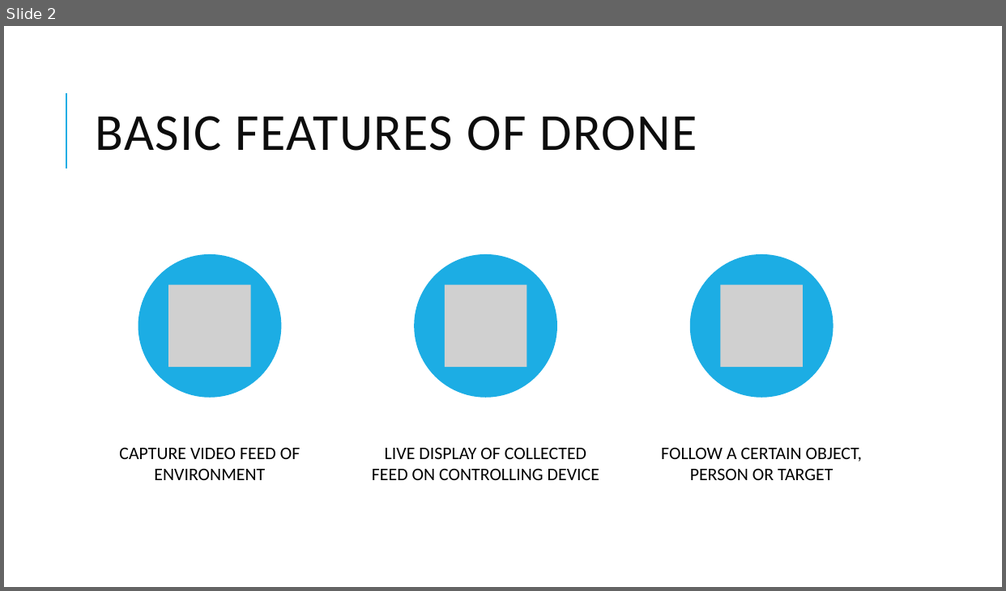
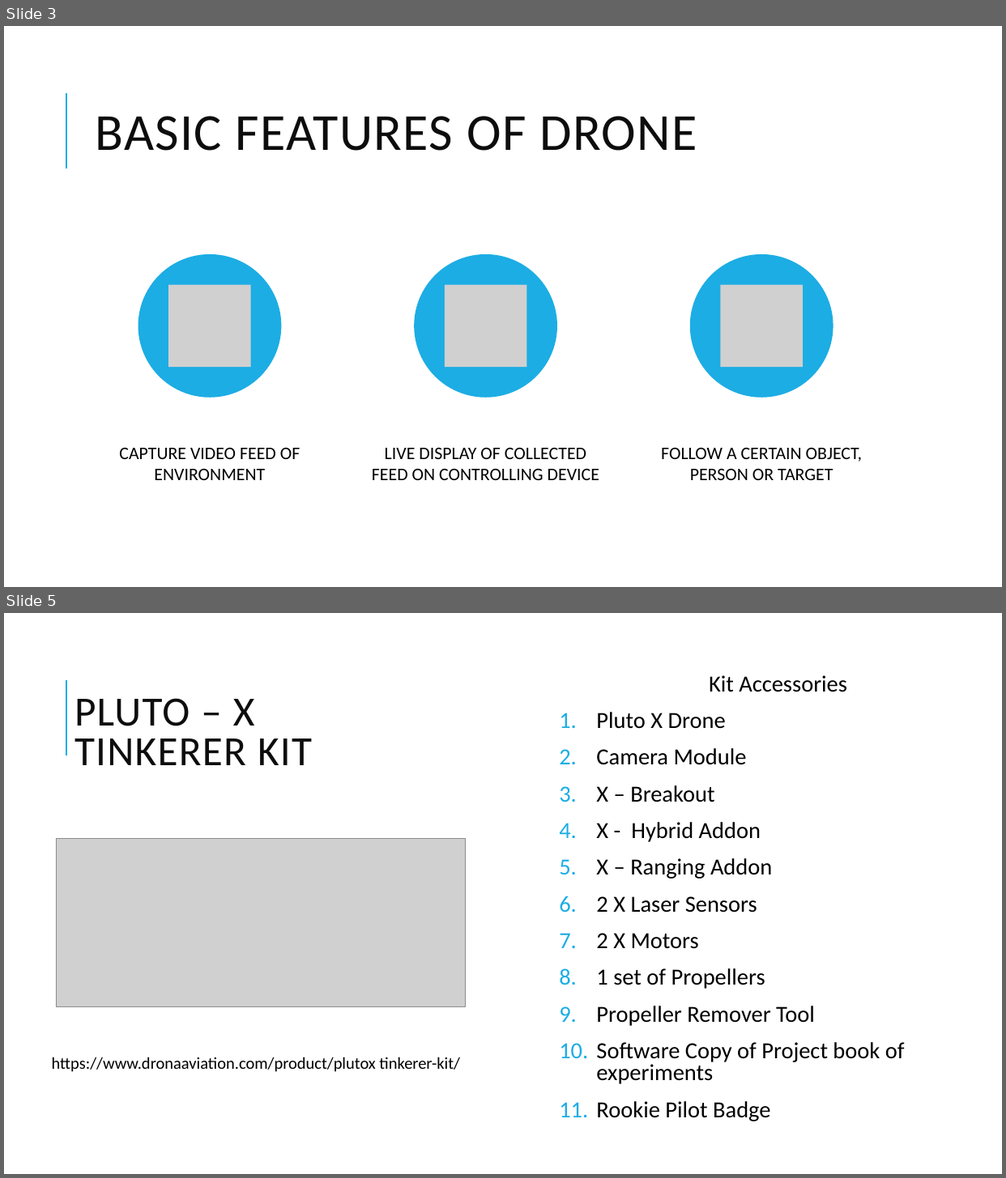
Before and after one commit to MihirRajeshPanchal/STAMP-Drone, a slide deck: Documentation/PPT/HighProfileSecurityDrone.pptx. Shown one above the other, each under a label of ours: slide 2 before the commit, slides 3 and 5 after it; the slides between them are not shown. The pictures are 1006x591 and 1006x1178 pixels, drawn with LibreOffice and Linux fonts; fonts in the diff are those of the drawing; grey boxes stand for pictures. Boxes give left, top, right and bottom in pixels: in the first picture for what was removed or moved away, otherwise in the second. Text is boxed around its words. In the diff, an @@ line names an element or a change of style, - is before the commit and + after.

Commit message:
Added Drone PPT with Features and Applications

```diff
--- a/Documentation/PPT/HighProfileSecurityDrone.pptx
+++ b/Documentation/PPT/HighProfileSecurityDrone.pptx
@@ slide 5 added at [4,613,1002,1174], background #FFFFFF; not listed: 1 template element that a slide beside it also shows @@
@@ text added at [596,675,905,1122], 22.2 pt, text #000000 @@
+Kit Accessories
+1. Pluto X Drone
+2. Camera Module
+3. X – Breakout
+4. X - Hybrid Addon
+5. X – Ranging Addon
+6. 2 X Laser Sensors
+7. 2 X Motors
+8. 1 set of Propellers
+9. Propeller Remover Tool
+10. Software Copy of Project book of experiments
+11. Rookie Pilot Badge
@@ title added at [74,698,312,765], 40 pt, text #0D0D0D @@
+PLUTO – X TINKERER KIT
@@ picture added at [57,838,466,1007] @@
@@ text added at [52,1057,460,1072], 16 pt, text #000000 @@
+https://www.dronaaviation.com/product/plutox tinkerer-kit/
@@ what was slide 2 is now slide 3 @@
```
Also in this commit, not shown: 3 slides changed, 7 other slides added, 3 slides removed, 5 other files.
